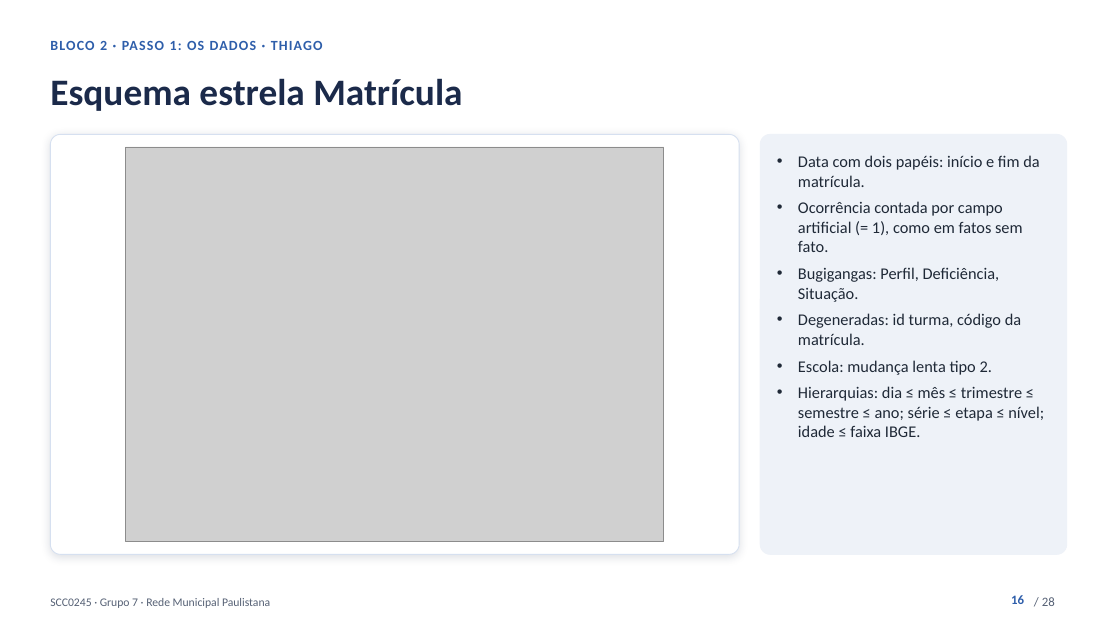
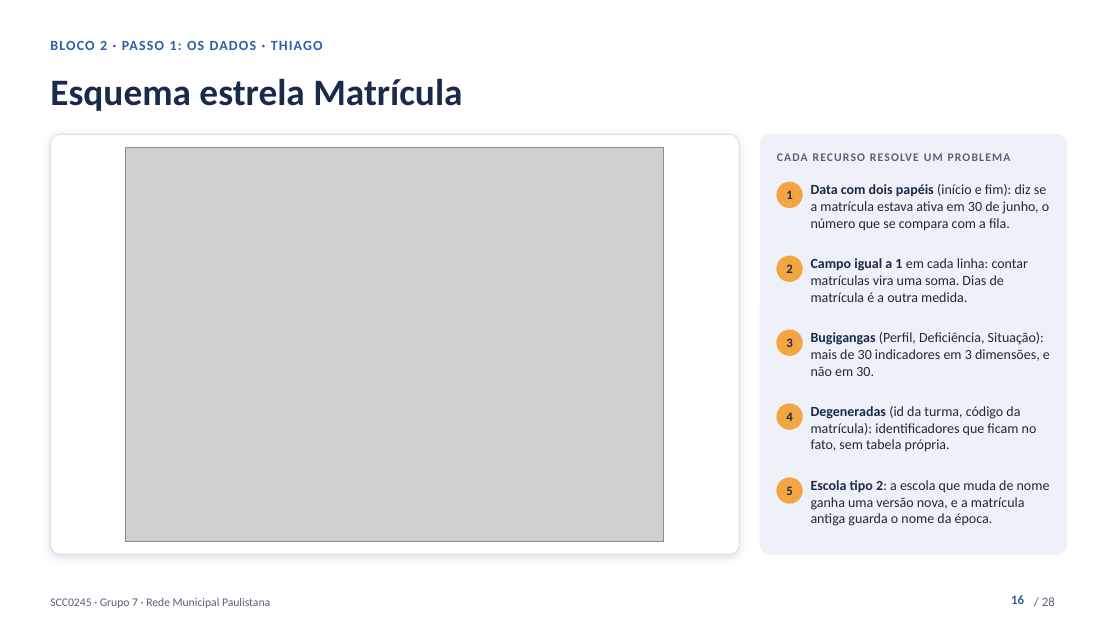
Before and after one commit to kevennlaranjeira/OLAP2026, a slide deck: slide 16 of docs/apresentacao/apresentacao-projeto1.pptx. Drawn at 1120x630 pixels with LibreOffice and Linux fonts; fonts in the diff are those of the drawing; grey boxes stand for pictures. Boxes give left, top, right and bottom in pixels: in the first picture for what was removed or moved away, otherwise in the second. Text is boxed around its words. In the diff, an @@ line names an element or a change of style, - is before the commit and + after.

```diff
--- a/docs/apresentacao/apresentacao-projeto1.pptx
+++ b/docs/apresentacao/apresentacao-projeto1.pptx
@@ text added at box(777, 153, 1011, 161), 10 pt, text #566175, bold @@
+CADA RECURSO RESOLVE UM PROBLEMA
@@ text removed at box(798, 155, 1044, 437) @@
-• Data com dois papéis: início e fim da matrícula.
-• Ocorrência contada por campo artificial (= 1), como em fatos sem fato.
-• Bugigangas: Perfil, Deficiência, Situação.
-• Degeneradas: id turma, código da matrícula.
-• Escola: mudança lenta tipo 2.
-• Hierarquias: dia ≤ mês ≤ trimestre ≤ semestre ≤ ano; série ≤ etapa ≤ nível; idade ≤ faixa IBGE.
@@ ellipse added at box(777, 182, 802, 208), fill #F2A541, outline #F2A541 1 pt @@
@@ text added at box(786, 190, 792, 199), 11 pt, text #1B2A4A, bold @@
+1
@@ text added at box(811, 184, 1049, 231), 12 pt, text #1F2937 @@
+Data com dois papéis (início e fim): diz se a matrícula estava ativa em 30 de junho, o número que se compara com a fila.
@@ ellipse added at box(777, 256, 802, 281), fill #F2A541, outline #F2A541 1 pt @@
@@ text added at box(786, 264, 792, 273), 11 pt, text #1B2A4A, bold @@
+2
@@ text added at box(811, 258, 1028, 302), 12 pt, text #1F2937 @@
+Campo igual a 1 em cada linha: contar matrículas vira uma soma. Dias de matrícula é a outra medida.
@@ ellipse added at box(777, 330, 802, 355), fill #F2A541, outline #F2A541 1 pt @@
@@ text added at box(786, 338, 792, 347), 11 pt, text #1B2A4A, bold @@
+3
@@ text added at box(811, 332, 1050, 376), 12 pt, text #1F2937 @@
+Bugigangas (Perfil, Deficiência, Situação): mais de 30 indicadores em 3 dimensões, e não em 30.
@@ ellipse added at box(777, 404, 802, 429), fill #F2A541, outline #F2A541 1 pt @@
@@ text added at box(786, 412, 792, 421), 11 pt, text #1B2A4A, bold @@
+4
@@ text added at box(811, 406, 1037, 452), 12 pt, text #1F2937 @@
+Degeneradas (id da turma, código da matrícula): identificadores que ficam no fato, sem tabela própria.
@@ ellipse added at box(777, 478, 802, 503), fill #F2A541, outline #F2A541 1 pt @@
@@ text added at box(786, 486, 792, 495), 11 pt, text #1B2A4A, bold @@
+5
@@ text added at box(811, 480, 1050, 526), 12 pt, text #1F2937 @@
+Escola tipo 2: a escola que muda de nome ganha uma versão nova, e a matrícula antiga guarda o nome da época.
```
Also in this commit, not shown: 4 other slides changed, 1 slide added, 1 slide removed, 4 other files.
